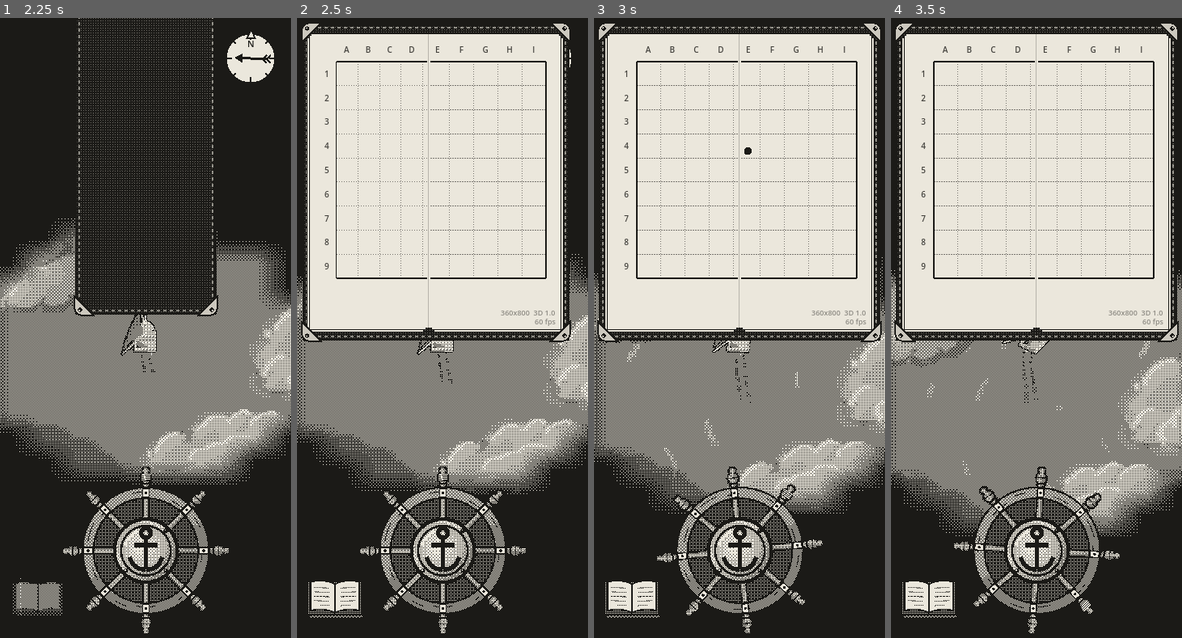
Above: before the commit, frames 1-4 (left to right).
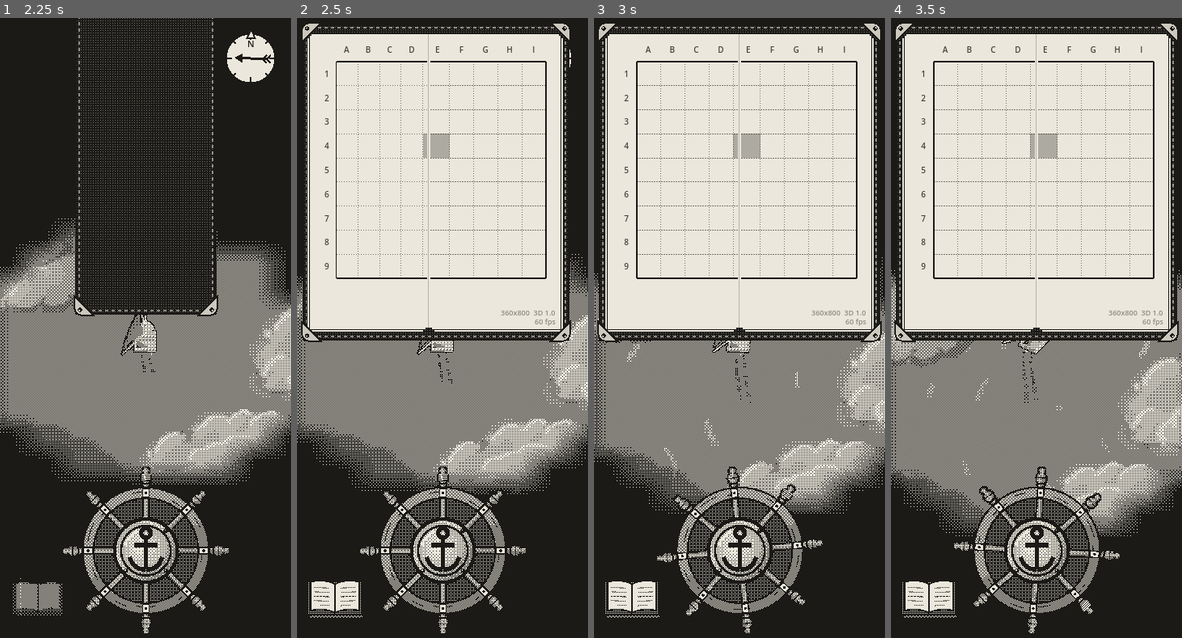
Above: after the commit, the same moments.

Repository: EnricoLabarile/Sail
Game: Godot game, scene res://Assets/Scenes/Overworld.tscn
The game is run twice, just before and just after one commit, with the same random seed, the same clock (stepped at 60 frames per second) and the same inputs.
Inputs (mouse positions are in pixels of both pictures, inside the frame that each line leads up to):
- Up to frame 1 (2.25 s): click "Set sail" at 0.5 s; tap Enter (ui_accept) at 1.25 s; drag from (145, 545) to (174, 197) at 1.27 s; drag from (37, 600) to (130, 470) at 2.02 s
- Up to frame 2 (2.5 s): no input
- Up to frame 3 (3 s): move the mouse to (768, 197) at 2.77 s; hold Right (ui_right) from 2.78 s (still down)
- Up to frame 4 (3.5 s): keep holding Right (ui_right)

Frame 1 is identical in both runs. In frame 2, 0.3% of the frame differs, in the area x 43-53%, y 18-23%; in frame 3, 0.3%, in the area x 47-58%, y 18-23%; in frame 4, 0.3%.

Commit message:
Dither scale from the width on upright screens (3x3 dots on the phone despite the browser bars); logbook: the square she's in shaded instead of the dot, drawn only on opening
Co-Authored-By: Claude Opus 5.5 <noreply@anthropic.com>
Claude-Session: https://claude.ai/code/session_0154zeqDuhZHz7ZXLE21BuMs

Diff:
--- a/Assets/Post_Process/dither/dither.gd
+++ b/Assets/Post_Process/dither/dither.gd
@@ -15,10 +15,13 @@
 	get_tree().root.size_changed.connect(set_3d_scale)   # again whenever the window changes size
 
 
-## Real screen pixels per game pixel (as in dither.gdshader: the smaller side, rounded, at least 1),
-## and the 3D drawn at 1 / that.
+## Real screen pixels per game pixel (the same sum as dither.gdshader: on an upright screen the width,
+## on a wide one the smaller side; rounded, at least 1), and the 3D drawn at 1 / that.
 func set_3d_scale() -> void:
 	var window_size := Vector2(get_tree().root.size)     # the real pixels of the window (or the phone's screen)
 	var ratio := window_size / DESIGN_SIZE
-	var scale := maxf(1.0, roundf(minf(ratio.x, ratio.y)))
+	var side := ratio.x                                  # upright (a phone): the width
+	if window_size.x > window_size.y:
+		side = minf(ratio.x, ratio.y)                    # wide (a computer): the smaller side
+	var scale := maxf(1.0, roundf(side))
 	get_tree().root.scaling_3d_scale = 1.0 / scale
--- a/Assets/Post_Process/dither/dither.gdshader
+++ b/Assets/Post_Process/dither/dither.gdshader
@@ -20,12 +20,15 @@
 
 void fragment() {
 	// How many real screen pixels make one game pixel. On the PC editor window (360 x 800) it's 1; a phone
-	// draws at its full resolution (about 1080 x 2340), so 3: without this the dots would be one tiny real
-	// pixel each and melt into grey. The smaller of the two sides counts (with "expand" one side is longer),
-	// rounded to a whole number so every dot is the same size.
+	// draws at its full resolution (about 1080 wide), so 3: without this the dots would be one tiny real
+	// pixel each and melt into grey. On an upright screen the width counts (the camera keeps the world's
+	// width, so it's always 360 dots across; the browser's bars eat the height, which would give a smaller
+	// number); on a wide screen the smaller of the two sides. Rounded, so every dot is the same size.
+	// (dither.gd does the same sum for the 3D resolution: keep the two alike.)
 	vec2 screen_size = 1.0 / SCREEN_PIXEL_SIZE;
 	vec2 ratio = screen_size / DESIGN_SIZE;
-	float scale = max(1.0, round(min(ratio.x, ratio.y)));
+	float side = screen_size.y >= screen_size.x ? ratio.x : min(ratio.x, ratio.y);
+	float scale = max(1.0, round(side));
 	float dot_size = pixel_size * scale;   // real screen pixels per dot
 	// One block of dot_size x dot_size screen pixels = one dot.
 	vec2 block = floor(FRAGCOORD.xy / dot_size);
--- a/Assets/UI/logbook/book.gd
+++ b/Assets/UI/logbook/book.gd
@@ -6,7 +6,8 @@
 ##   - the leather cover: dark, with a fine dotted grain, stitching round the edge and metal corners;
 ##   - two paper pages with the edges of the pages beneath showing at the sides;
 ##   - the map: the world cut into 9 x 9 squares (A..I from the west, 1..9 from the north, home in E5),
-##     drawn as one square across both pages, and a blinking dot where the boat is.
+##     drawn as one square across both pages, with the square she's in shaded (read when the book opens:
+##     the book isn't redrawn every frame).
 ##
 ## `unfold` (0..1) is changed by logbook.gd with a Tween:
 ##   0 = shut: only the right half shows, the front cover lying over the right page (leather up);
@@ -36,9 +37,8 @@
 		queue_redraw()
 
 var _grain: ImageTexture        # a small tile of the leather's dots, repeated over the cover
-var _blink_time := 0.0          # counts time, to make the boat's dot blink
-var _fps_text := ""             # the frame-rate counter's text ("60 fps"), refreshed twice a second
-var _fps_wait := 0.0            # seconds left before the counter is refreshed
+var _boat_square := Vector2i(-1, -1)   # the square she's in (column 0..8 = A..I, row 0..8 = 1..9), read on opening
+var _fps_text := ""             # the frame-rate counter's text ("60 fps"), read on opening
 var _screen_text := ""          # above it: the screen's real resolution and the 3D scale (e.g. "1080x2340  3D 0.33")
 
 
@@ -46,20 +46,23 @@
 	_grain = _make_grain_tile()
 
 
-func _process(dt: float) -> void:
-	# While the book is on screen, draw it again every frame: the boat's dot moves and blinks.
-	if visible:
-		_blink_time += dt
-		# The frame-rate counter: refreshed twice a second, so the number can be read (as in the prototype).
-		_fps_wait -= dt
-		if _fps_wait <= 0.0:
-			_fps_wait = 0.5
-			_fps_text = str(int(Engine.get_frames_per_second())) + " fps"
-			# The real pixels of the window (the phone's screen in the browser) and how big the 3D is drawn
-			# (scaling_3d_scale, set by the dither: 1 = full resolution, 0.33 = a third).
-			var window := get_tree().root
-			_screen_text = str(window.size.x) + "x" + str(window.size.y) + "  3D " + str(snappedf(window.scaling_3d_scale, 0.01))
-		queue_redraw()
+## Called by logbook.gd when the book is opened: reads what the pages show, once. The book isn't
+## redrawn every frame any more (Enrico: nobody keeps it open long enough to need it); it's drawn
+## again only while its cover turns (see `unfold` above) or when this is called.
+func refresh() -> void:
+	# The square she's in: her place in the world as a share of the map (home, world 0, 0, is the middle),
+	# times the 9 squares, cut to a whole number.
+	var boat := get_tree().get_first_node_in_group("player_boat") as Node3D
+	if boat:
+		var col := int(floor((boat.global_position.x / WORLD_SIZE + 0.5) * ROOMS))
+		var row := int(floor((boat.global_position.z / WORLD_SIZE + 0.5) * ROOMS))
+		_boat_square = Vector2i(clampi(col, 0, ROOMS - 1), clampi(row, 0, ROOMS - 1))
+	# The frame rate now, the real pixels of the window (the phone's screen in the browser) and how big
+	# the 3D is drawn (scaling_3d_scale, set by the dither: 1 = full resolution, 0.33 = a third).
+	_fps_text = str(int(Engine.get_frames_per_second())) + " fps"
+	var window := get_tree().root
+	_screen_text = str(window.size.x) + "x" + str(window.size.y) + "  3D " + str(snappedf(window.scaling_3d_scale, 0.01))
+	queue_redraw()
 
 
 func _draw() -> void:
@@ -180,7 +183,7 @@
 # ---- the frame-rate counter ----
 
 ## A tiny, faint "60 fps" in the bottom right corner of the right page (as in the prototype), and over it
-## the screen's resolution and the 3D scale (to compare the phone with the PC).
+## the screen's resolution and the 3D scale (to compare the phone with the PC). Read when the book opens.
 func _draw_fps(page: Rect2) -> void:
 	var font := get_theme_default_font()
 	var font_size := 9
@@ -237,18 +240,16 @@
 			var row_pos: Vector2 = to_screen.call(LABEL_MARGIN - 1.2, middle + 1.5)
 			draw_string(font, row_pos - Vector2(font_size, 0), str(i + 1), HORIZONTAL_ALIGNMENT_RIGHT, font_size, font_size, Color(INK, 0.8))
 
-	# The boat: a dot where she is, blinking (shown 0.4 s, hidden 0.4 s).
-	var boat := get_tree().get_first_node_in_group("player_boat") as Node3D
-	if boat and fmod(_blink_time, 0.8) < 0.4:
-		# her place in the world as a share of the map, 0..1 (home, world 0, 0, is the middle)
-		var share_x := boat.global_position.x / WORLD_SIZE + 0.5
-		var share_z := boat.global_position.z / WORLD_SIZE + 0.5
-		var u := GRID_START + share_x * ROOMS * ROOM_SIZE
-		var v := GRID_START + share_z * ROOMS * ROOM_SIZE
-		if u >= lo and u < hi:
-			var dot: Vector2 = to_screen.call(u, v)
-			draw_circle(dot, 1.6 * k + 0.6, PAPER)             # a thin paper ring, so it shows on the lines
-			draw_circle(dot, 1.6 * k, INK)
+	# The square she's in (read when the book opened): shaded in ink, the part of it on this half.
+	if _boat_square.x >= 0:
+		var u0 := GRID_START + _boat_square.x * ROOM_SIZE
+		var v0 := GRID_START + _boat_square.y * ROOM_SIZE
+		var a := clampf(u0, lo, hi)                           # the square's left and right edges, cut to this half
+		var b := clampf(u0 + ROOM_SIZE, lo, hi)
+		if b > a:
+			var corner_1: Vector2 = to_screen.call(a, v0)
+			var corner_2: Vector2 = to_screen.call(b, v0 + ROOM_SIZE)
+			draw_rect(Rect2(corner_1, corner_2 - corner_1), Color(INK, 0.3))
 
 
 ## A line of the map: the frame's edge solid, the seams between squares dotted and paler.
--- a/Assets/UI/logbook/logbook.gd
+++ b/Assets/UI/logbook/logbook.gd
@@ -41,6 +41,7 @@
 	_tween = create_tween()
 	_tween.set_trans(Tween.TRANS_CUBIC).set_ease(Tween.EASE_OUT)   # quick at first, gentle at the end
 	if open:
+		book.refresh()                    # the pages read where she is (and the counters), once
 		book.visible = true
 		_tween.tween_property(self, "drop", 1.0, DROP_TIME)        # 1. down…
 		_tween.tween_property(book, "unfold", 1.0, UNFOLD_TIME)    # 2. …then open
Not shown, changed: CLAUDE.md
